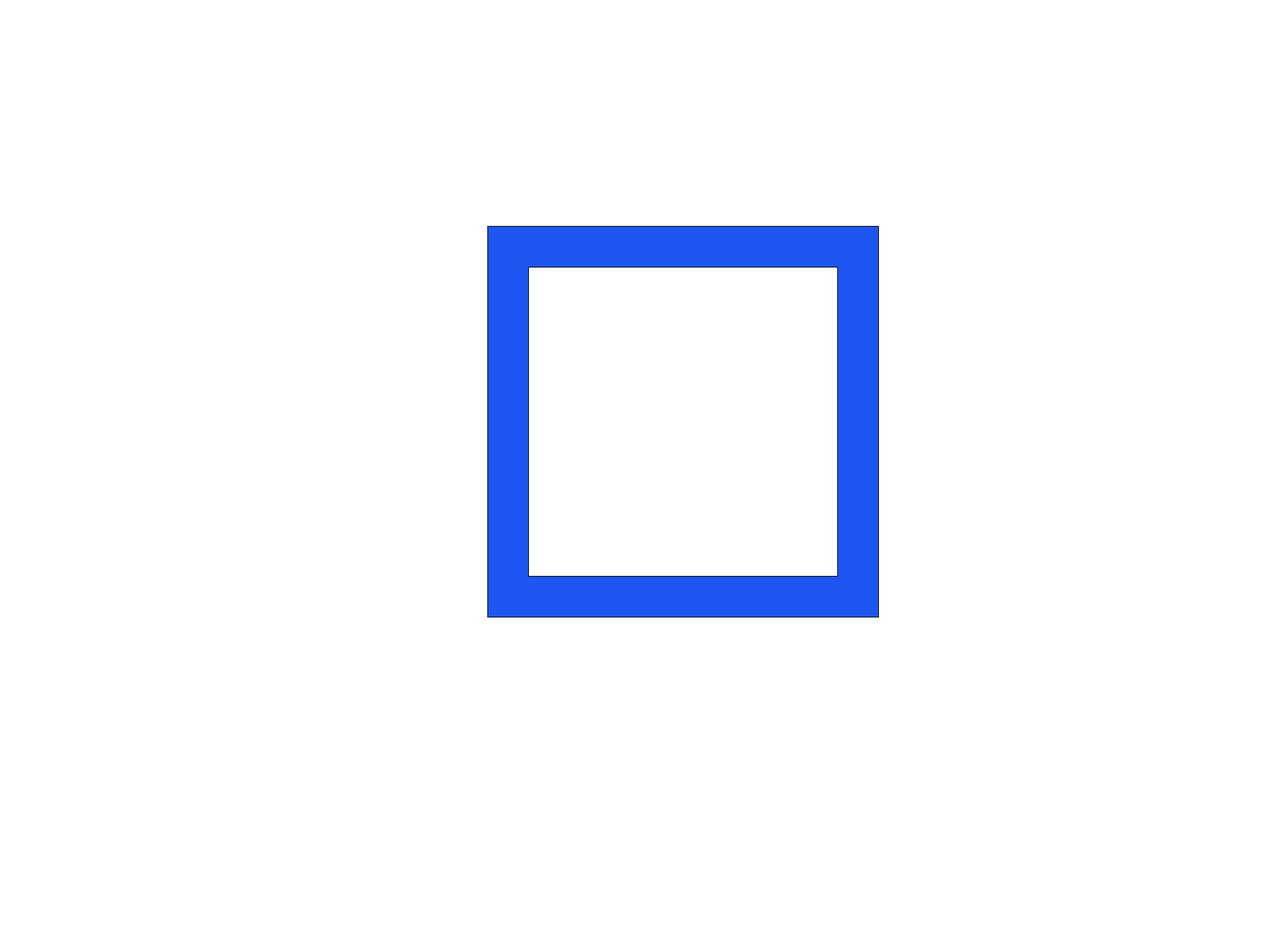
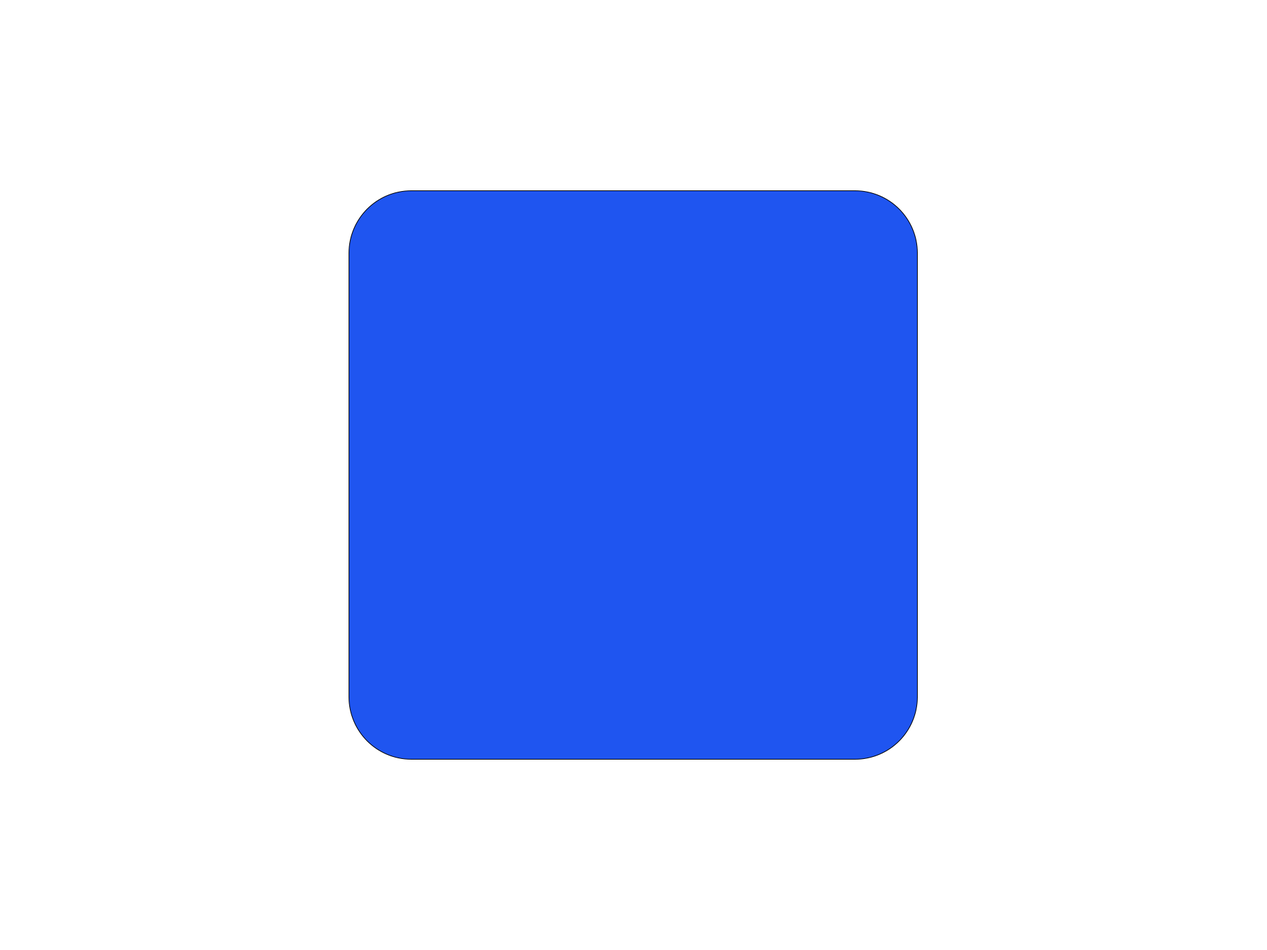
Revision of a layered 1267 × 950 image; what changed, layer by layer:
removed layer "Rectangle 2" over [528,266,838,577]
painted on "Rectangle 1" over [348,190,918,760]
